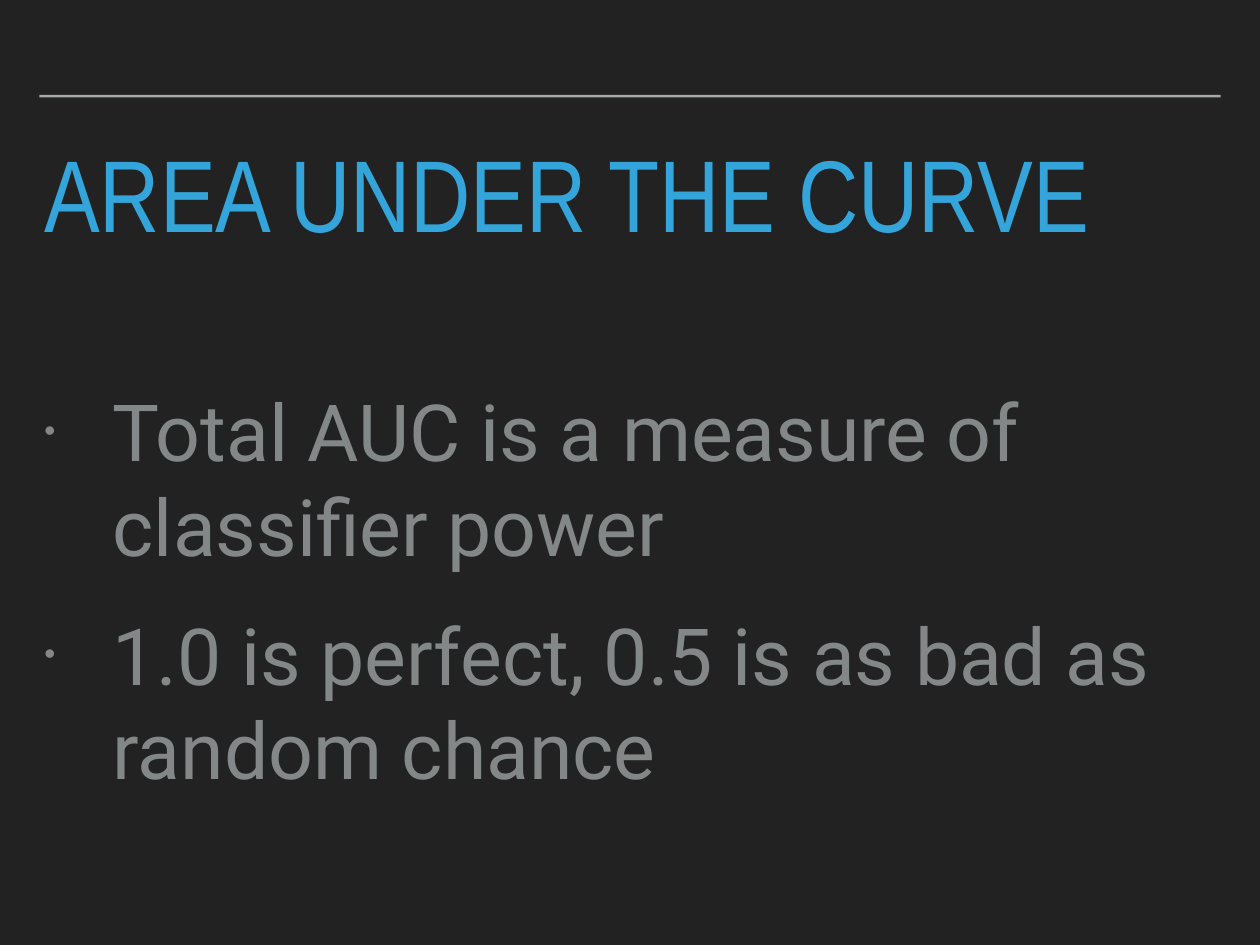
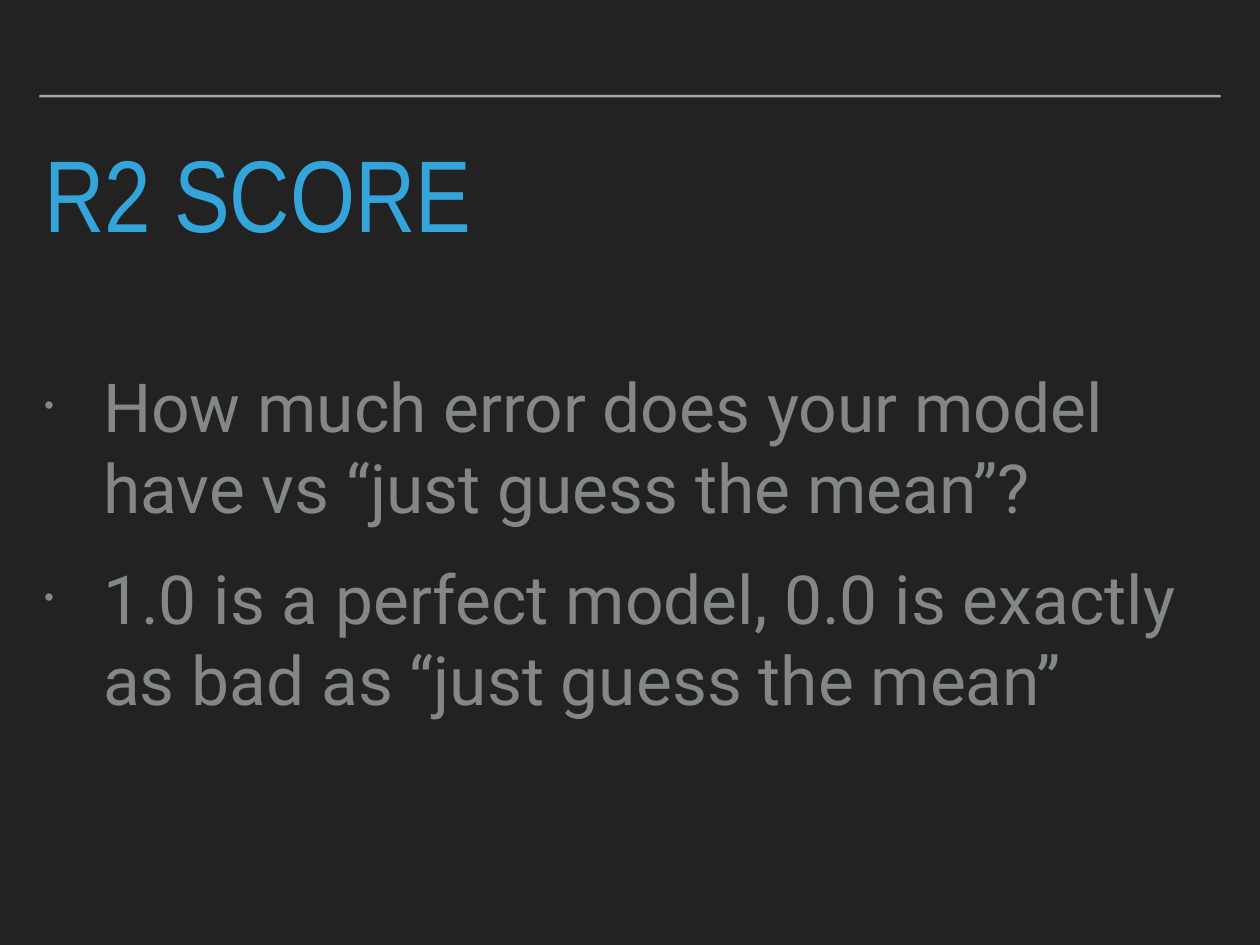
Before and after one commit to patricks1/noble-machine-learning, a slide deck: slide 11 of Session3/Session3_Slides.pptx (slide 36 before the commit). Drawn at 1260x945 pixels with LibreOffice and Linux fonts; fonts in the diff are those of the drawing. Boxes give left, top, right and bottom in pixels: in the first picture for what was removed or moved away, otherwise in the second. Text is boxed around its words. In the diff, an @@ line names an element or a change of style, - is before the commit and + after.

```diff
--- a/Session3/Session3_Slides.pptx
+++ b/Session3/Session3_Slides.pptx
@@ title at (x1=44, y1=161, x2=471, y2=233): text changed @@
-AREA UNDER THE CURVE
+R2 SCORE
@@ text at (x1=103, y1=381, x2=1175, y2=720): text changed; size 64 to 55 pt @@
-• Total AUC is a measure of classifier power
-• 1.0 is perfect, 0.5 is as bad as random chance
+• How much error does your model have vs “just guess the mean”?
+• 1.0 is a perfect model, 0.0 is exactly as bad as “just guess the mean”
```
Also in this commit, not shown: 3 other slides changed, 25 slides added, 38 slides removed, 4 other files.
